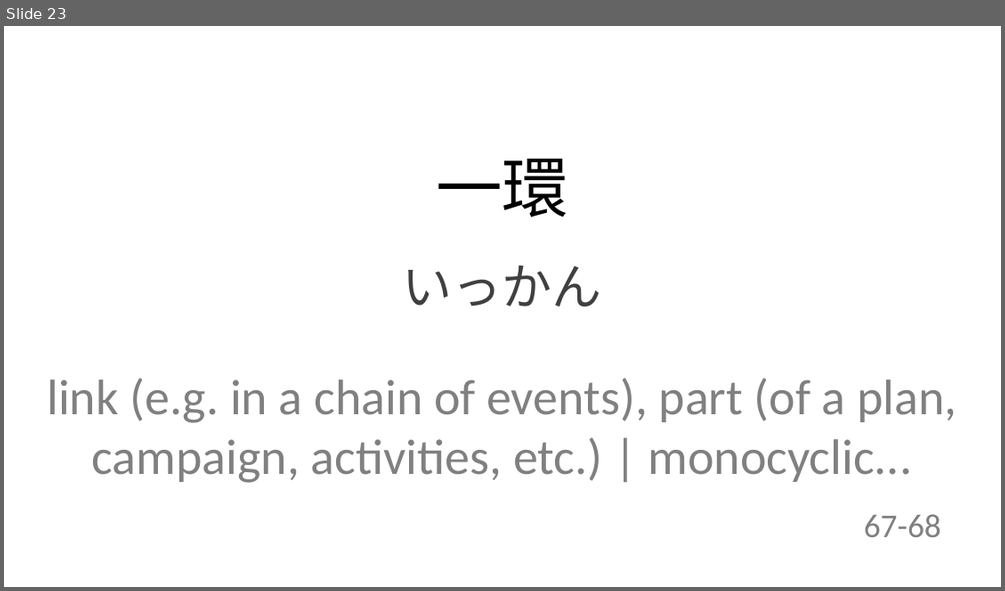
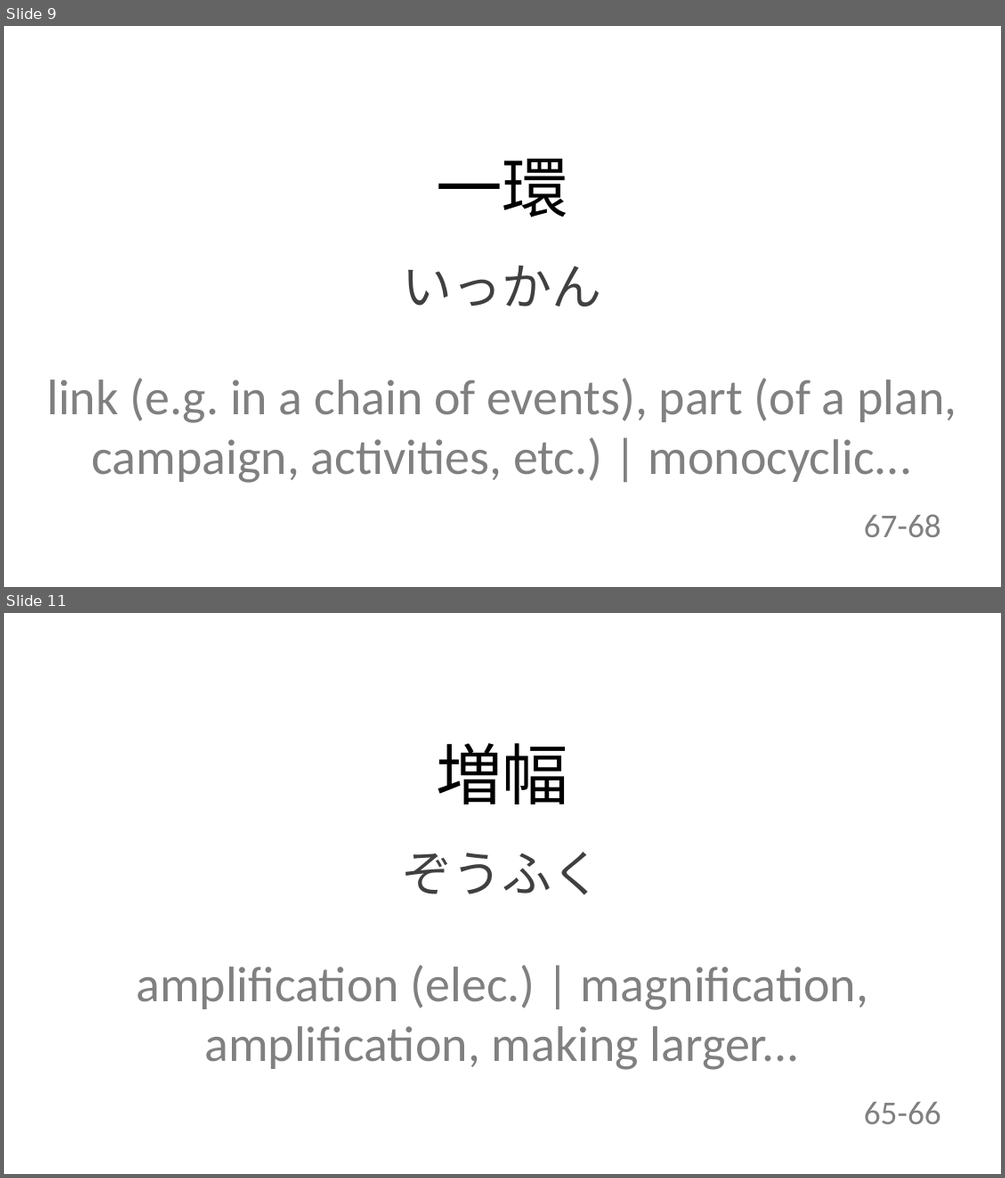
Before and after one commit to ariqRam/ankislide, a slide deck: 10|2-6/2023-10-6/kanji-todaysTest.pptx. Shown one above the other, each under a label of ours: slide 23 before the commit, slides 9 and 11 after it; the slides between them are not shown. The pictures are 1005x591 and 1005x1178 pixels, drawn with LibreOffice and Linux fonts; fonts in the diff are those of the drawing. Boxes give left, top, right and bottom in pixels: in the first picture for what was removed or moved away, otherwise in the second. Text is boxed around its words. In the diff, an @@ line names an element or a change of style, - is before the commit and + after.

```diff
--- a/10|2-6/2023-10-6/kanji-todaysTest.pptx
+++ b/10|2-6/2023-10-6/kanji-todaysTest.pptx
@@ slide 11 added at [4,613,1001,1174], background #FFFFFF @@
@@ text added at [436,743,568,804], 48 pt, text #000000 @@
+増幅
@@ text added at [403,852,602,895], 36 pt, text #404040 @@
+ぞうふく
@@ text added at [136,965,868,1070], 36 pt, text #808080 @@
+amplification (elec.) | magnification, amplification, making larger...
@@ text added at [864,1102,941,1124], 24 pt, text #808080 @@
+65-66
@@ what was slide 23 is now slide 9 @@
```
Also in this commit, not shown: 1 slide changed, 8 other slides added, 13 slides removed, 34 other files.
